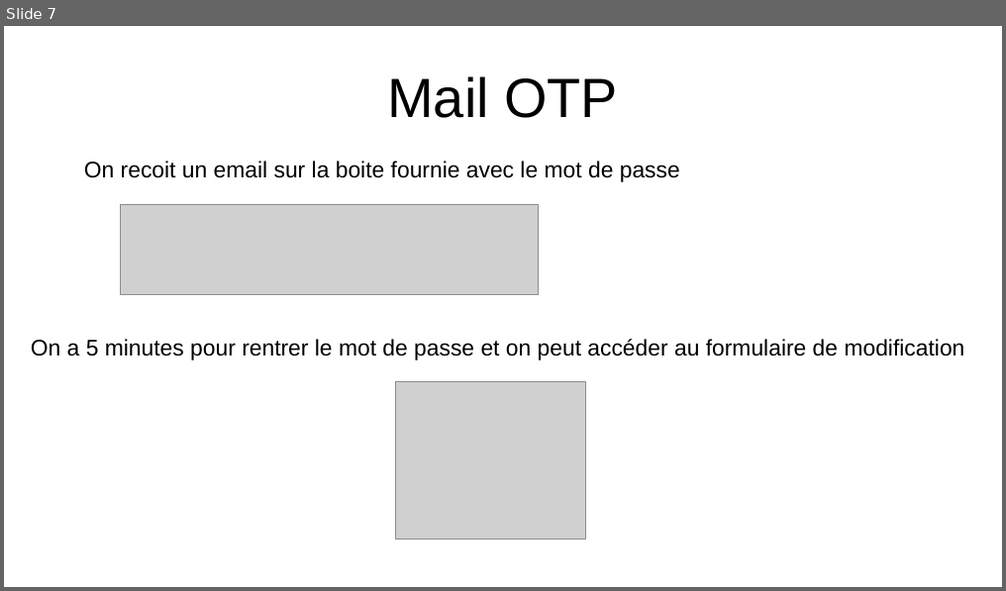
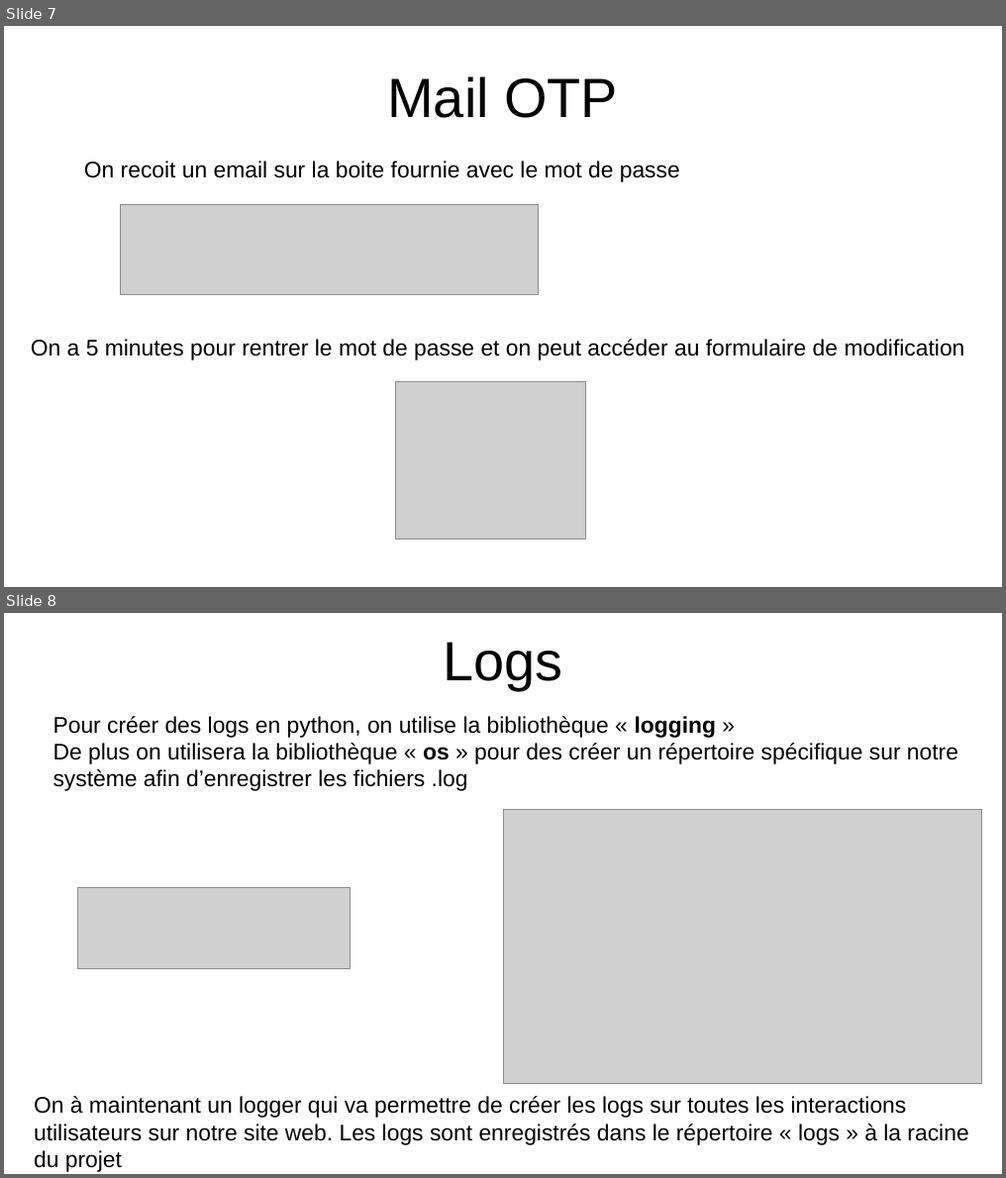
Before and after one commit to RaphaelGuarim/SECU, a slide deck: compte_rendu.odp. Shown one above the other, each under a label of ours: slide 7 before the commit, slides 7 and 8 after it. The pictures are 1006x591 and 1006x1178 pixels, drawn with LibreOffice and Linux fonts; fonts in the diff are those of the drawing; grey boxes stand for pictures. Boxes give left, top, right and bottom in pixels: in the first picture for what was removed or moved away, otherwise in the second. Text is boxed around its words. In the diff, an @@ line names an element or a change of style, - is before the commit and + after.

Commit message:
logs sécurisés + présentation

```diff
--- a/compte_rendu.odp
+++ b/compte_rendu.odp
@@ slide 8 added at bbox=[4, 613, 1002, 1174], background #FFFFFF @@
@@ text added at bbox=[443, 642, 562, 690], 44 pt, text #000000 @@
+Logs
@@ text added at bbox=[54, 716, 958, 791], 18 pt, text #000000 @@
+Pour créer des logs en python, on utilise la bibliothèque « logging »
+De plus on utilisera la bibliothèque « os » pour des créer un répertoire spécifique sur notre système afin d’enregistrer les fichiers .log
@@ picture added at bbox=[503, 809, 982, 1084] @@
@@ picture added at bbox=[77, 887, 350, 968] @@
@@ text added at bbox=[34, 1096, 968, 1172], 18 pt, text #000000 @@
+On à maintenant un logger qui va permettre de créer les logs sur toutes les interactions utilisateurs sur notre site web. Les logs sont enregistrés dans le répertoire « logs » à la racine du projet
```
Also in this commit, not shown: 3 other slides added, 2 other files.
